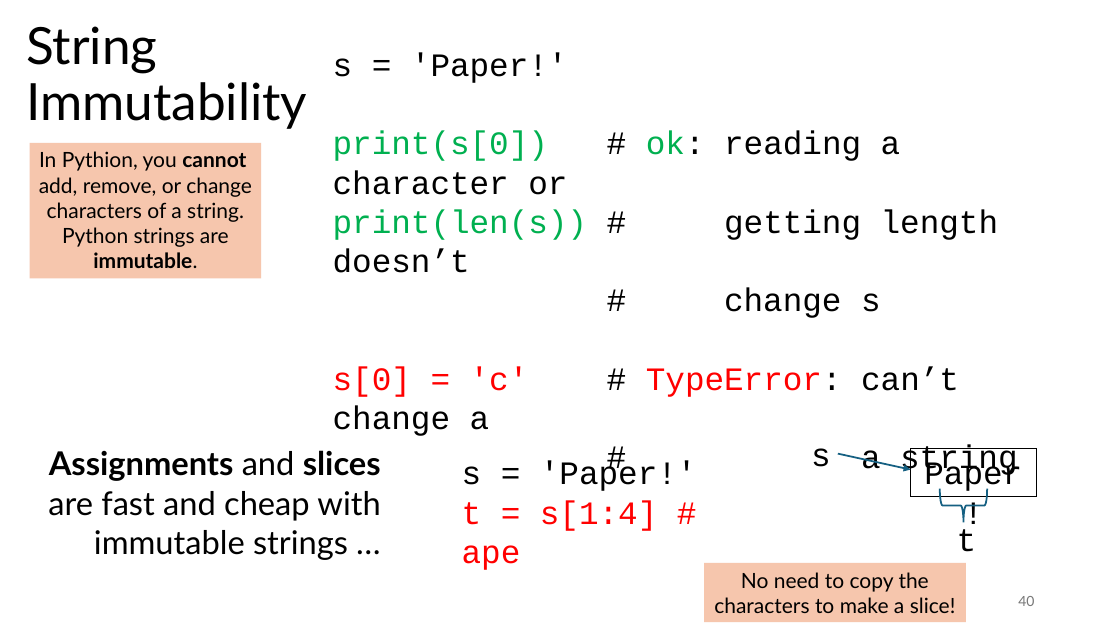
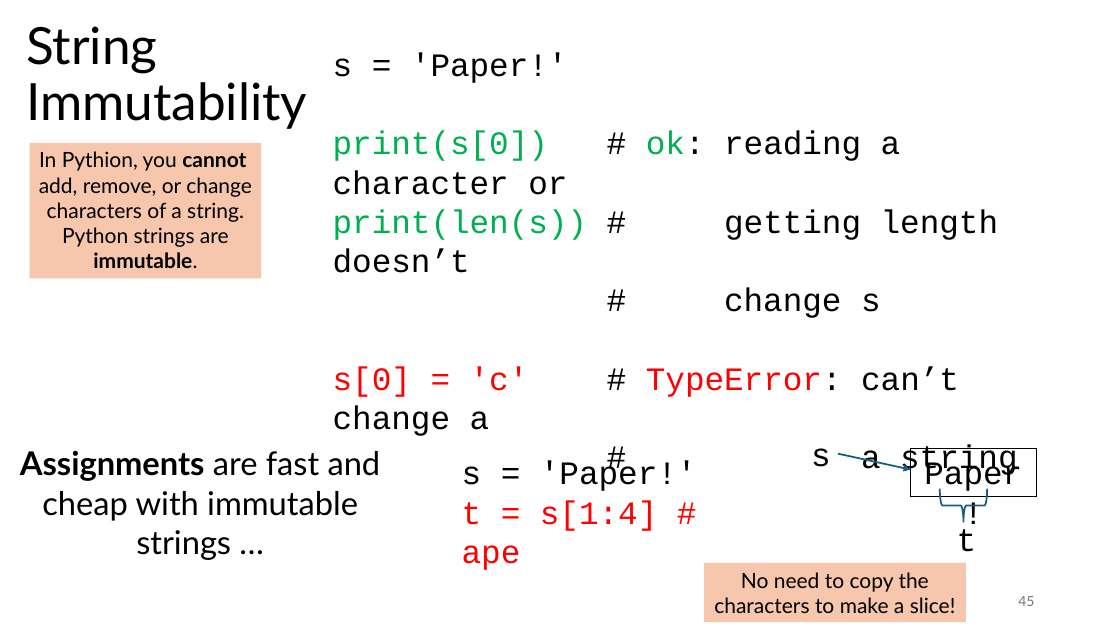
Before and after one commit to tjd1234/cmpt120spring2026, a slide deck: slide 45 of lecture_notes/chapter8/chapter8.pptx (slide 40 before the commit). Drawn at 1120x630 pixels with LibreOffice and Linux fonts; fonts in the diff are those of the drawing. Boxes give left, top, right and bottom in pixels: in the first picture for what was removed or moved away, otherwise in the second. Text is boxed around its words. In the diff, an @@ line names an element or a change of style, - is before the commit and + after.

```diff
--- a/lecture_notes/chapter8/chapter8.pptx
+++ b/lecture_notes/chapter8/chapter8.pptx
@@ text at [20,450,381,560]: text changed @@
-Assignments and slices are fast and cheap with immutable strings …
+Assignments are fast and cheap with immutable strings …
@@ page number at [1018,596,1034,606]: text changed @@
-40
+45
```
Also in this commit, not shown: 9 other slides changed, 5 slides added, 4 other files.
